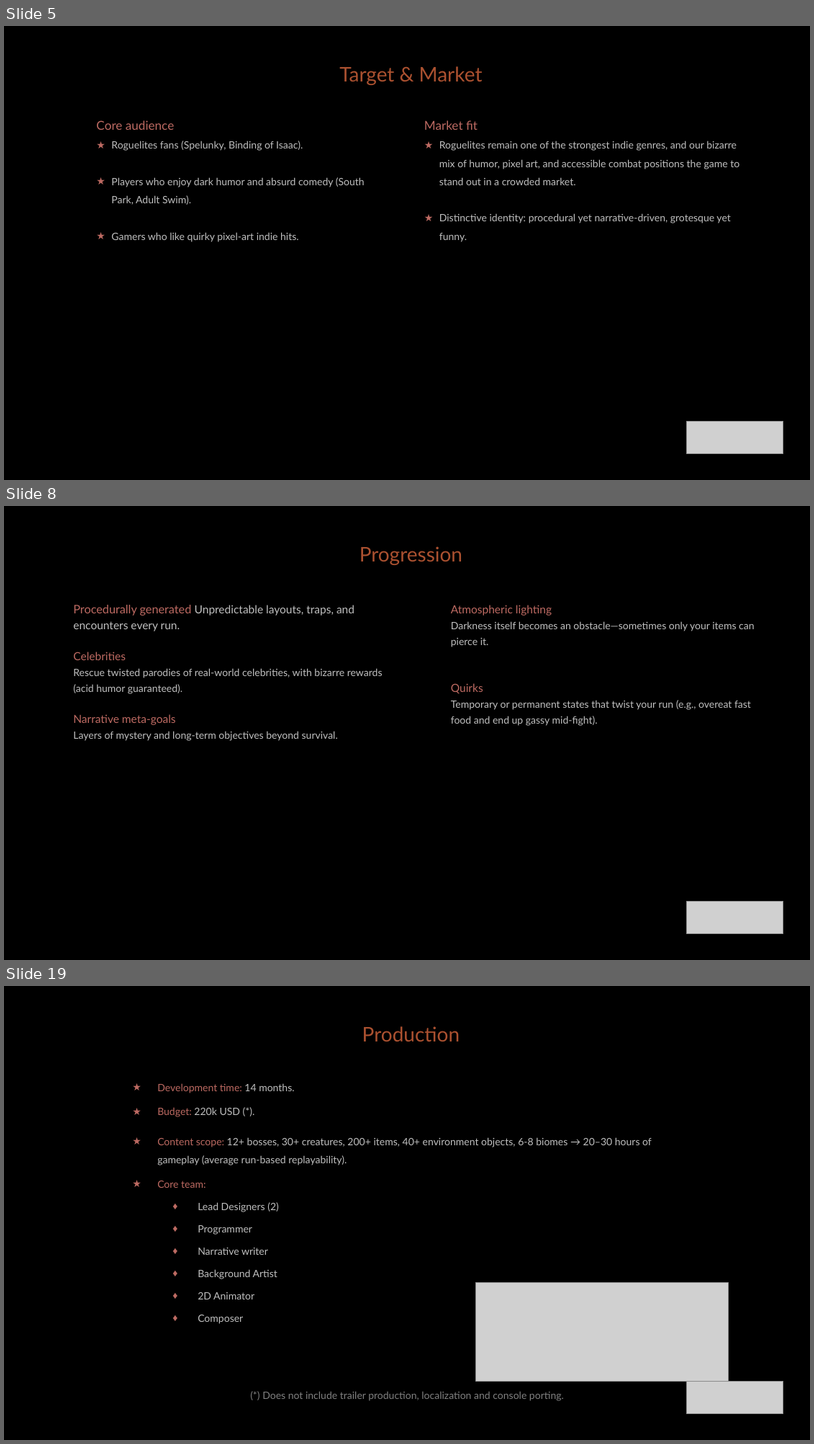
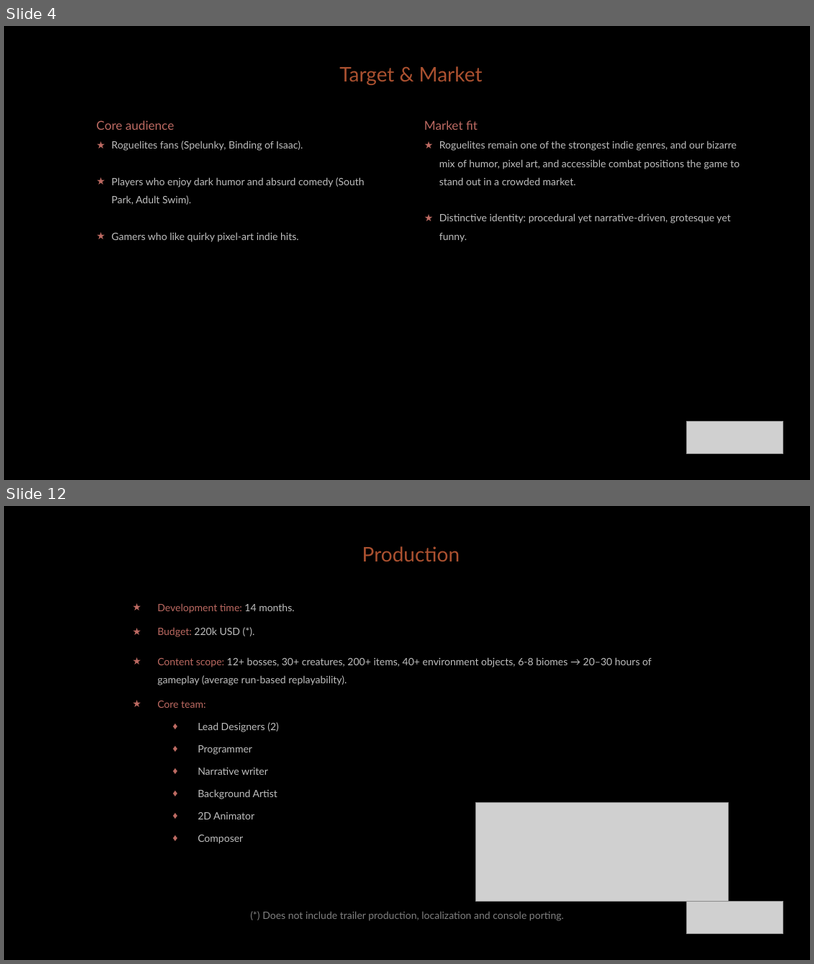
Before and after one commit to diegohcanepa/Remizione, a slide deck: Pitch Deck.pptx. Shown one above the other, each under a label of ours: slides 5, 8 and 19 before the commit, slides 4 and 12 after it; the slides between them are not shown. The pictures are 814x1444 and 814x964 pixels, drawn with LibreOffice and Linux fonts; fonts in the diff are those of the drawing; grey boxes stand for pictures; background and template pictures are left out. Boxes give left, top, right and bottom in pixels: in the first picture for what was removed or moved away, otherwise in the second. Text is boxed around its words. In the diff, an @@ line names an element or a change of style, - is before the commit and + after.

```diff
--- a/Pitch Deck.pptx
+++ b/Pitch Deck.pptx
@@ slide 8 removed at bbox=[4, 506, 810, 960], background picture (left out) @@
@@ text removed at bbox=[360, 546, 463, 565] @@
-Progression
@@ subtitle removed at bbox=[73, 605, 383, 741] @@
-Procedurally generated Unpredictable layouts, traps, and encounters every run.
-Celebrities
-Rescue twisted parodies of real-world celebrities, with bizarre rewards (acid humor guaranteed).
-Narrative meta-goals
-Layers of mystery and long-term objectives beyond survival.
@@ text removed at bbox=[451, 605, 754, 726] @@
-Atmospheric lighting
-Darkness itself becomes an obstacle—sometimes only your items can pierce it.
-Quirks
-Temporary or permanent states that twist your run (e.g., overeat fast food and end up gassy mid-fight).
@@ picture removed at bbox=[687, 901, 784, 934] @@
@@ what was slide 5 is now slide 4 @@
@@ what was slide 19 is now slide 12 @@
```
Also in this commit, not shown: 8 slides changed, 2 slides added, 8 other slides removed, 22 other files.
